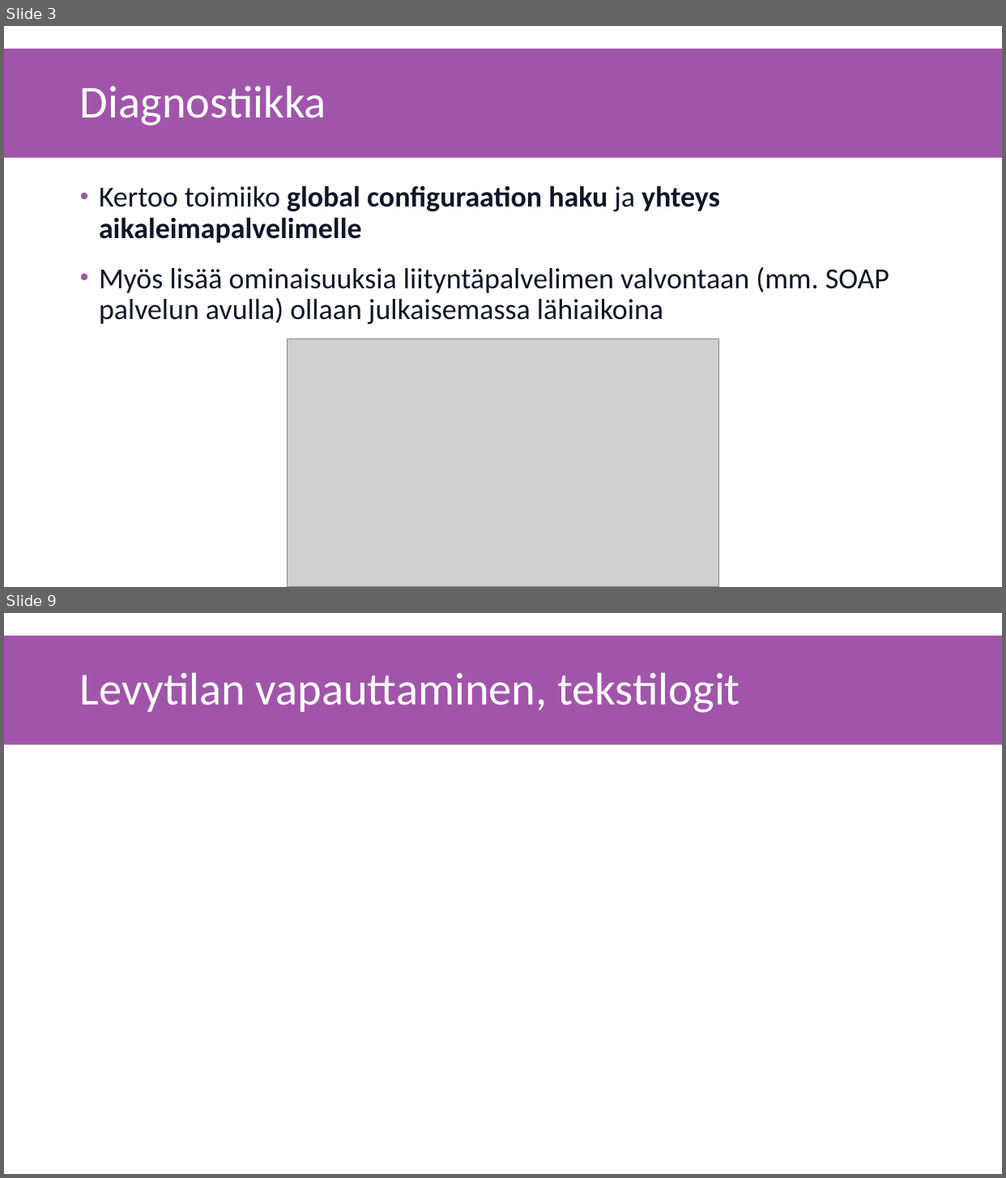
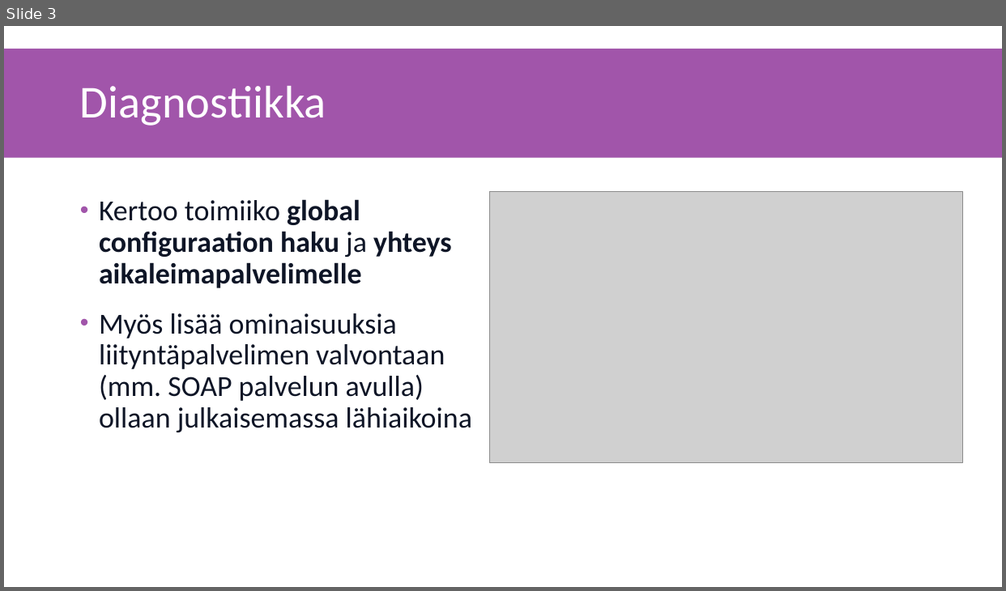
Before and after one commit to gofore/kapa-xroad-presentation, a slide deck: src/2. Admin toiminnot.pptx. Shown one above the other, each under a label of ours: slides 3 and 9 before the commit, slide 3 after it; the slides between them are not shown. The pictures are 1006x1178 and 1006x591 pixels, drawn with LibreOffice and Linux fonts; fonts in the diff are those of the drawing; grey boxes stand for pictures. Boxes give left, top, right and bottom in pixels: in the first picture for what was removed or moved away, otherwise in the second. Text is boxed around its words. In the diff, an @@ line names an element or a change of style, - is before the commit and + after.

```diff
--- a/src/2. Admin toiminnot.pptx
+++ b/src/2. Admin toiminnot.pptx
@@ slide 9 removed at (4,613,1002,1174), background #FFFFFF; not listed: 1 template element that a slide beside it also shows @@
@@ title removed at (80,673,740,713) @@
-Levytilan vapauttaminen, tekstilogit
@@ slide 3 changed as well @@
@@ text "Kertoo toimiiko global configuraation haku ..." rewrapped from (99,186,889,324) to (99,199,472,433) @@
@@ picture: place and size @@
-picture at (287,339,719,587)
+picture at (490,192,962,463)
```
Also in this commit, not shown: 6 other slides changed, 2 slides added, 1 other slide removed.
